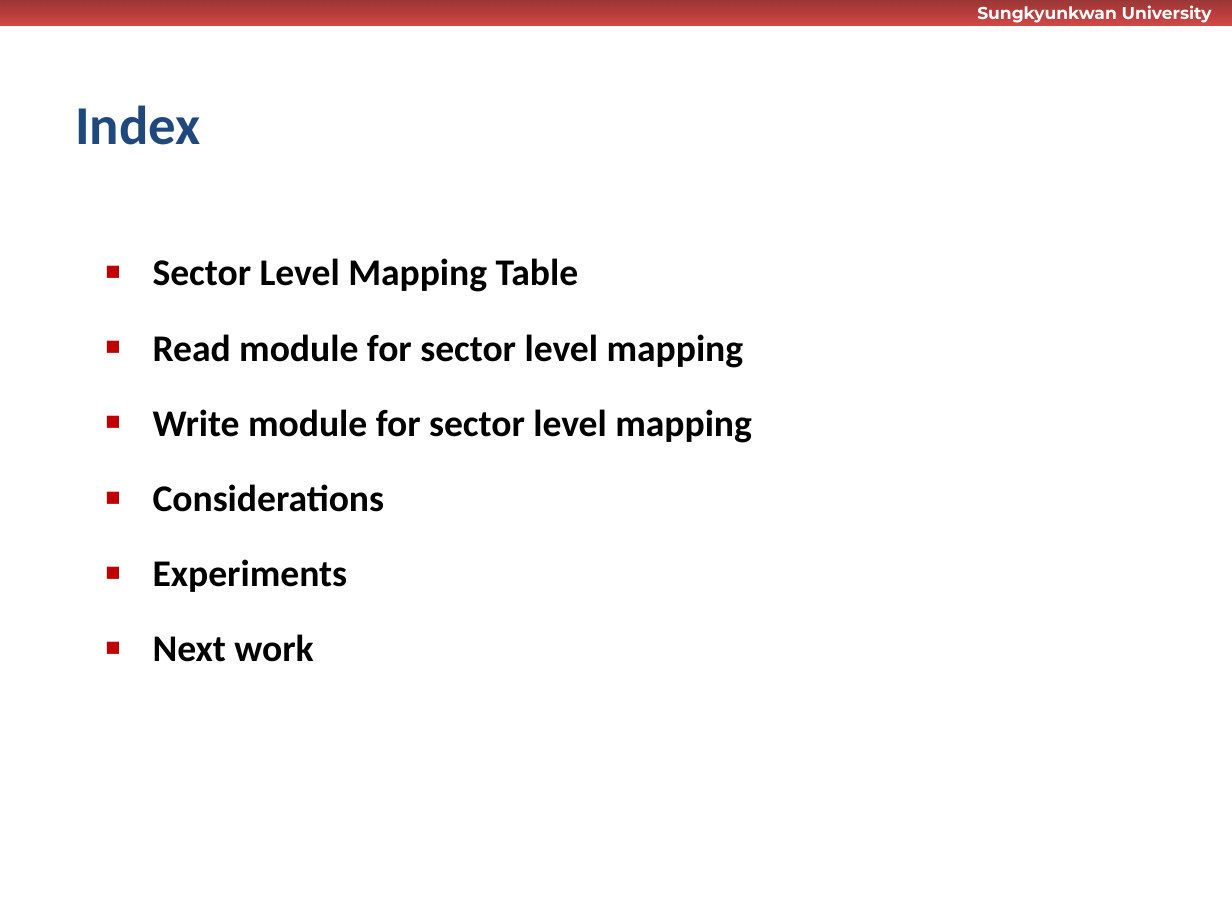
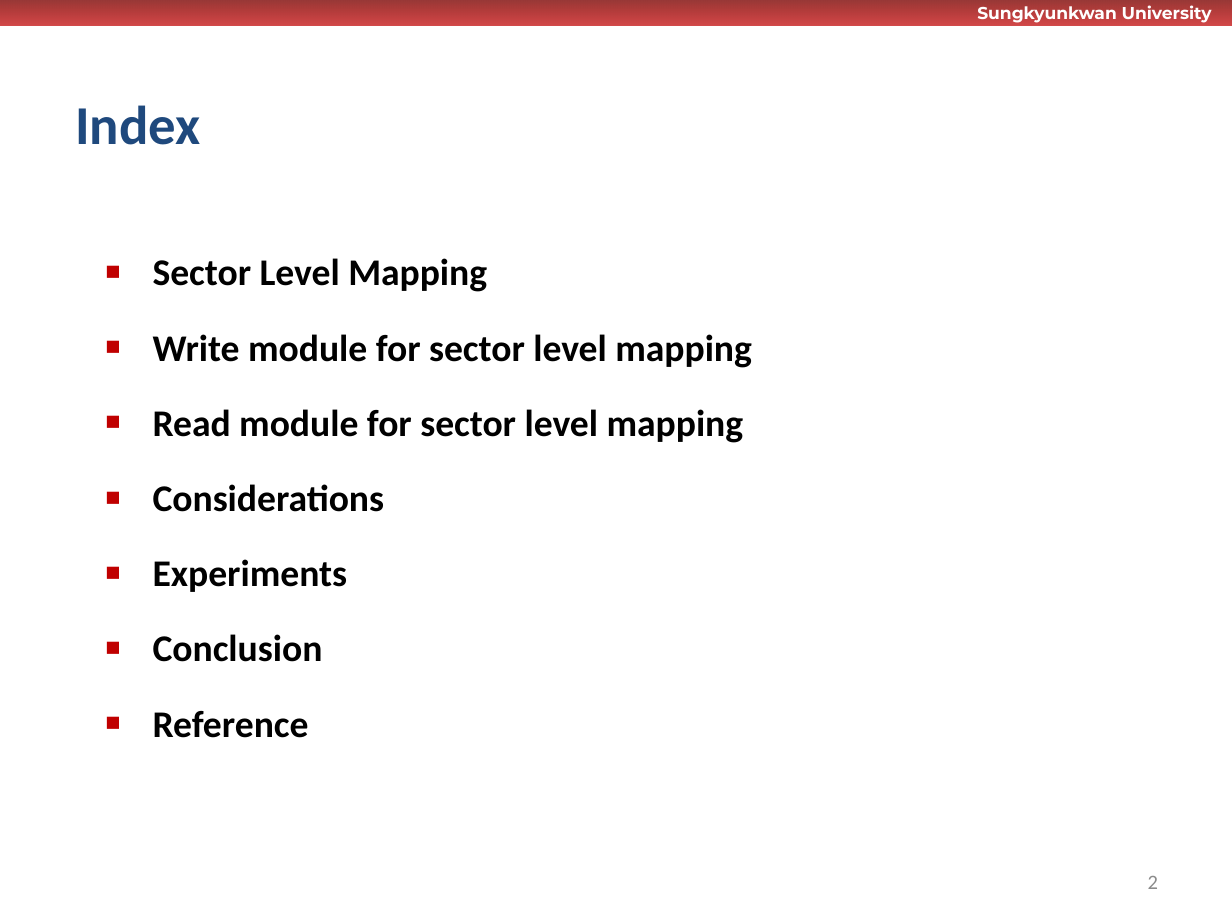
Before and after one commit to wurikiji/tutorial2-dev, a slide deck: slide 2 of docs/1차_완료_및_테스트.pptx. Drawn at 1232x924 pixels with LibreOffice and Linux fonts; fonts in the diff are those of the drawing; background and template pictures are left out. Boxes give left, top, right and bottom in pixels: in the first picture for what was removed or moved away, otherwise in the second. Text is boxed around its words. In the diff, an @@ line names an element or a change of style, - is before the commit and + after.

```diff
--- a/docs/1차_완료_및_테스트.pptx
+++ b/docs/1차_완료_및_테스트.pptx
@@ text at [153, 258, 752, 368]: text changed @@
-▪ Sector Level Mapping Table
+▪ Sector Level Mapping
+▪ Write module for sector level mapping
@@ text at [153, 409, 752, 443]: paragraph removed @@
-▪ Write module for sector level mapping
@@ text at [153, 634, 323, 738]: text changed @@
-▪ Next work
+▪ Conclusion
+▪ Reference
@@ page number added at [1148, 876, 1158, 889], 12 pt, text #8C8C8C @@
+2
```
Also in this commit, not shown: 10 other slides changed, 6 slides added, 1 slide removed.
